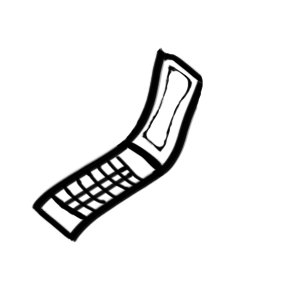
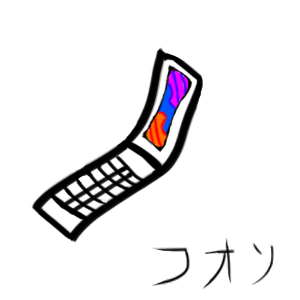
The second (300, 300) image is a revision of the first. Changes to its layers:
removed layer "Слой 7" over [145, 68, 189, 148]
added layer "Слой 13" above "Слой 3" over [151, 238, 274, 289]
painted on "Слой 3" over [72, 52, 201, 204]
hid "Слой 5", painted on it over [72, 52, 274, 289]
